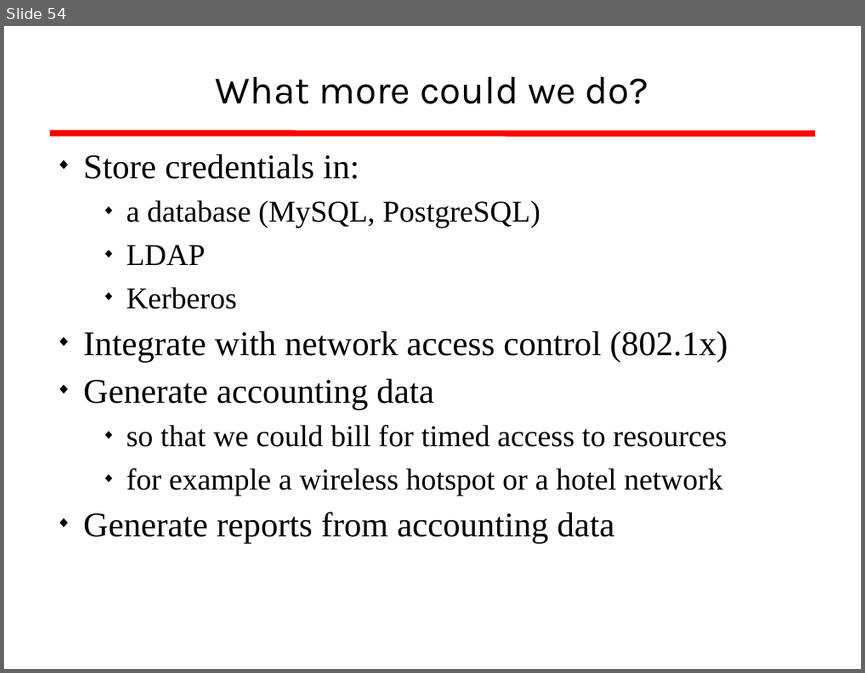
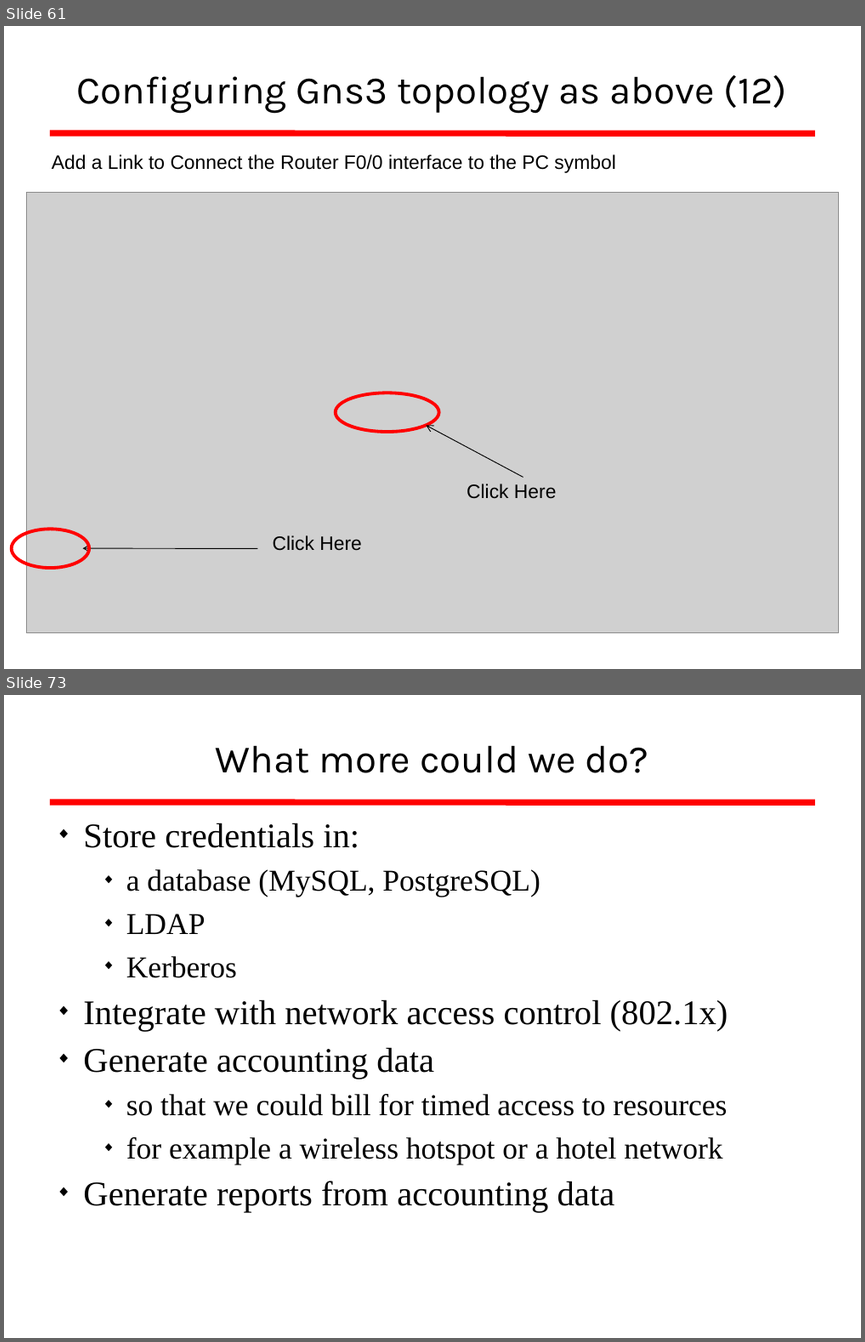
Before and after one commit to afnog/afnog.github.io, a slide deck: sse/radius/radius_presentation.ppt. Shown one above the other, each under a label of ours: slide 54 before the commit, slides 61 and 73 after it; the slides between them are not shown. The pictures are 865x673 and 865x1342 pixels, drawn with LibreOffice and Linux fonts; fonts in the diff are those of the drawing; grey boxes stand for pictures; background and template pictures are left out. Boxes give left, top, right and bottom in pixels: in the first picture for what was removed or moved away, otherwise in the second. Text is boxed around its words. In the diff, an @@ line names an element or a change of style, - is before the commit and + after.

```diff
--- a/sse/radius/radius_presentation.ppt
+++ b/sse/radius/radius_presentation.ppt
@@ slide 61 added at (4,26,861,669), background #FFFFFF; not listed: 1 template element that a slide beside it also shows @@
@@ title added at (77,75,787,113), 36 pt, text #000000 @@
+Configuring Gns3 topology as above (12)
@@ text added at (52,154,615,173), 18 pt, text #000000 @@
+Add a Link to Connect the Router F0/0 interface to the PC symbol
@@ picture added at (27,192,839,632) @@
@@ ellipse added at (336,393,438,431), outline #FF0000 3 pt @@
@@ arrow added from (523, 477) to (426, 425), #000000 0.74 pt @@
@@ text added at (466,483,556,499), 18 pt, text #000000 @@
+Click Here
@@ ellipse added at (12,529,90,568), outline #FF0000 3 pt @@
@@ text added at (273,535,362,550), 18 pt, text #000000 @@
+Click Here
@@ arrow added from (257, 549) to (82, 549), #000000 0.74 pt @@
@@ what was slide 54 is now slide 73 @@
```
Also in this commit, not shown: 5 slides changed, 34 other slides added, 16 slides removed.
